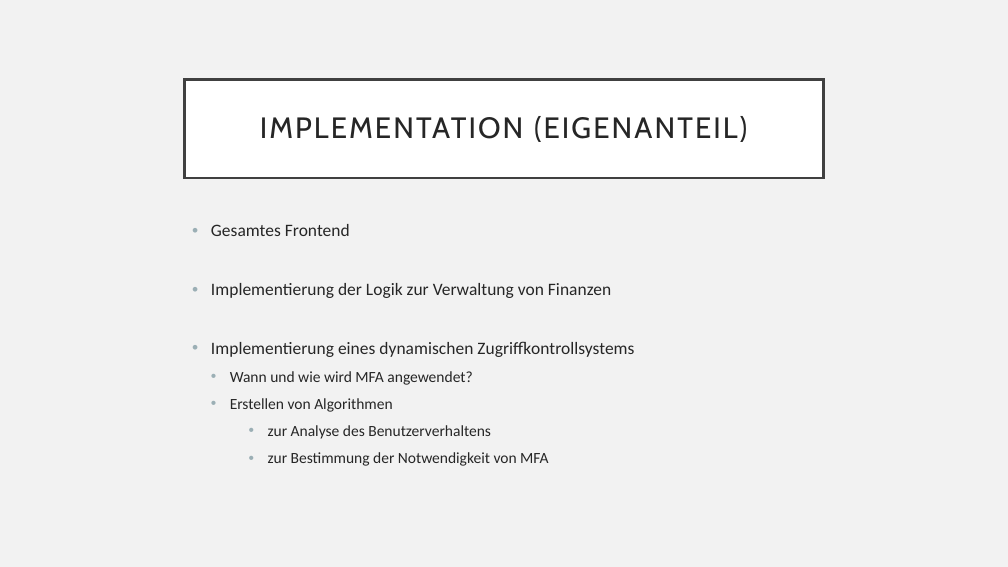
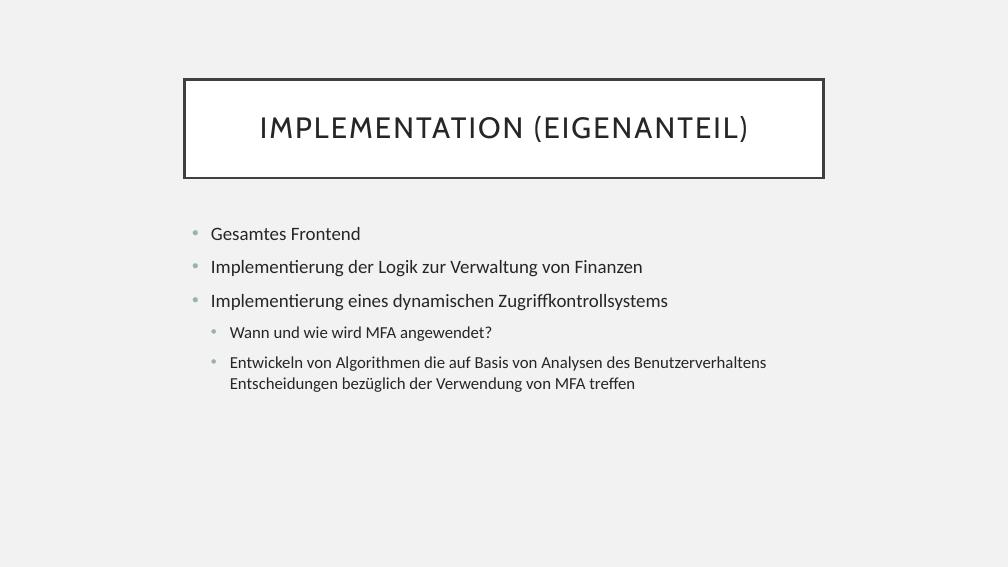
Before and after one commit to MGrunsch/Cyber-Project, a slide deck: slide 11 of Projektvorbereitung/Projektvorbereitung.pptx. Drawn at 1008x567 pixels with LibreOffice and Linux fonts; fonts in the diff are those of the drawing. Boxes give left, top, right and bottom in pixels: in the first picture for what was removed or moved away, otherwise in the second. Text is boxed around its words. In the diff, an @@ line names an element or a change of style, - is before the commit and + after.

```diff
--- a/Projektvorbereitung/Projektvorbereitung.pptx
+++ b/Projektvorbereitung/Projektvorbereitung.pptx
@@ text at <box>211,227,668,341</box>: size 16.6 to 18 pt in "Gesamtes Frontend", "Implementierung der Logik zur Verwaltung von Finanzen", "Implementierung eines dynamischen Zugriffkontrollsystems"; size 14.8 to 16 pt in "Wann und wie wird MFA angewendet?"; line spacing 0.9 to 1 @@
@@ text at <box>230,356,766,392</box>: text changed; size 14.8 to 16 pt @@
-  • Erstellen von Algorithmen
-      • zur Analyse des Benutzerverhaltens
-      • zur Bestimmung der Notwendigkeit von MFA
+  • Entwickeln von Algorithmen die auf Basis von Analysen des Benutzerverhaltens Entscheidungen bezüglich der Verwendung von MFA treffen
```
Also in this commit, not shown: 3 other slides changed, 1 other file.
